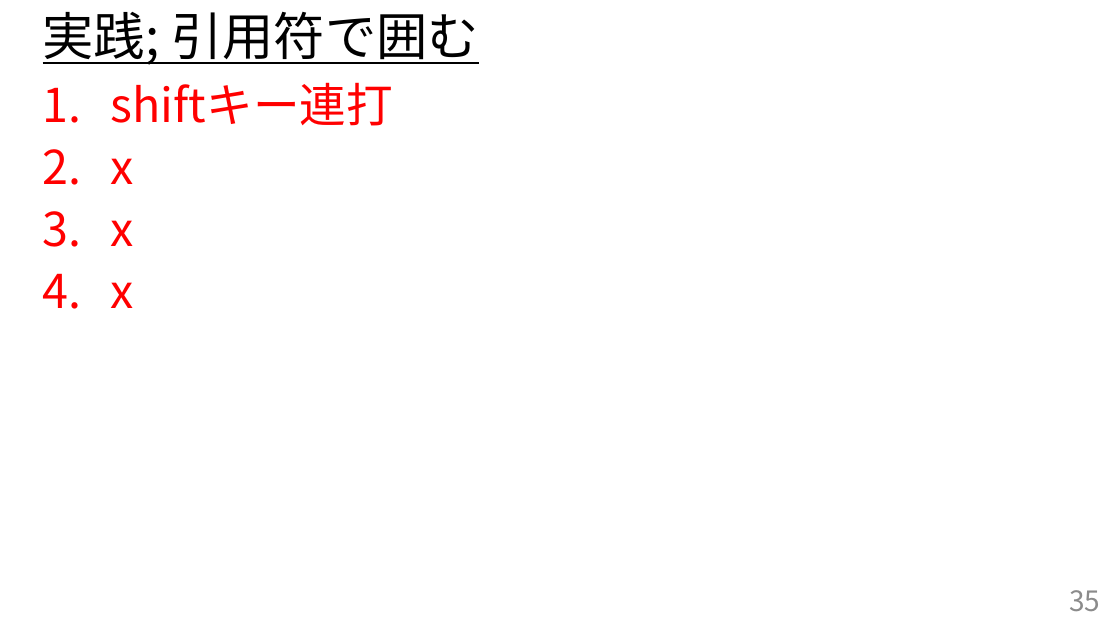
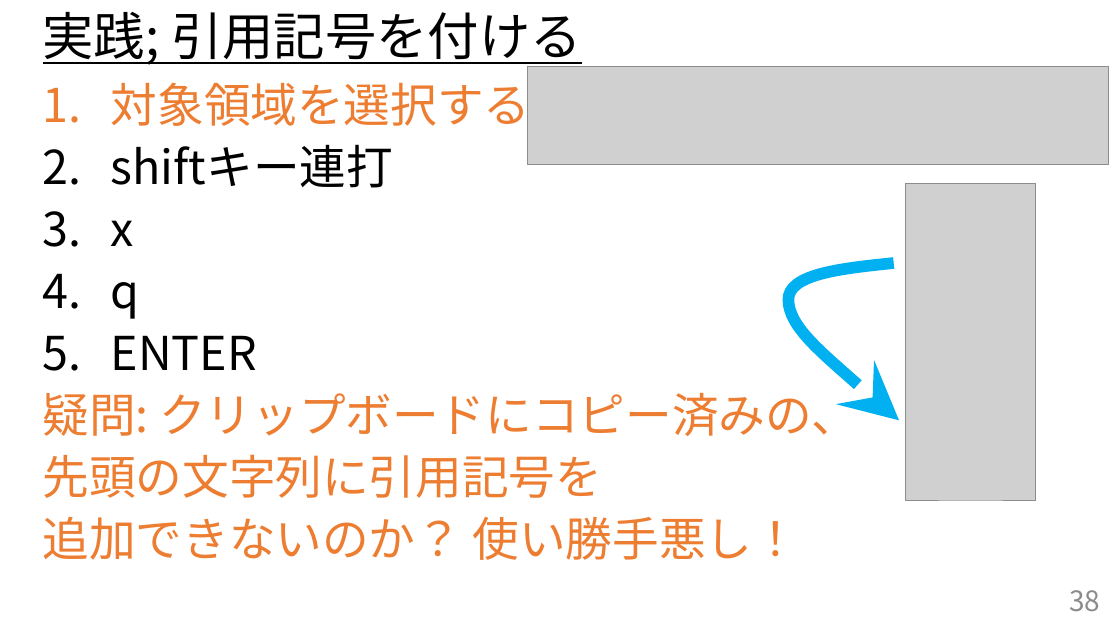
Before and after one commit to HAYAKAWATuyosi/-, a slide deck: slide 38 of ClipboardHistory/ClipboardHistoryのご紹介.pptx (slide 35 before the commit). Drawn at 1120x630 pixels with LibreOffice and Linux fonts; fonts in the diff are those of the drawing; grey boxes stand for pictures. Boxes give left, top, right and bottom in pixels: in the first picture for what was removed or moved away, otherwise in the second. Text is boxed around its words. In the diff, an @@ line names an element or a change of style, - is before the commit and + after.

```diff
--- a/ClipboardHistory/ClipboardHistoryのご紹介.pptx
+++ b/ClipboardHistory/ClipboardHistoryのご紹介.pptx
@@ title at <box>43,12,582,68</box>: text changed @@
-実践; 引用符で囲む
+実践; 引用記号を付ける
@@ text at <box>111,74,531,134</box>: paragraph added @@
+1. 対象領域を選択する
@@ picture added at <box>528,67,1109,165</box> @@
@@ text at <box>111,144,393,246</box>: text colour #FF0000 to #000000 in "shiftキー連打", "x" @@
@@ picture added at <box>906,183,1035,500</box> @@
@@ freeform shape added at <box>789,263,900,420</box>, outline #00B0F0 10 pt @@
@@ text at <box>43,282,858,560</box>: text changed; text colour #FF0000 to #ED7D31 @@
-3. x
-4. x
+4. q
+5. ENTER
+疑問: クリップボードにコピー済みの、
+先頭の文字列に引用記号を
+追加できないのか？ 使い勝手悪し！
@@ page number at <box>1069,590,1100,611</box>: text changed @@
-35
+38
```
Also in this commit, not shown: 9 other slides changed, 3 slides added, 1 other file.
